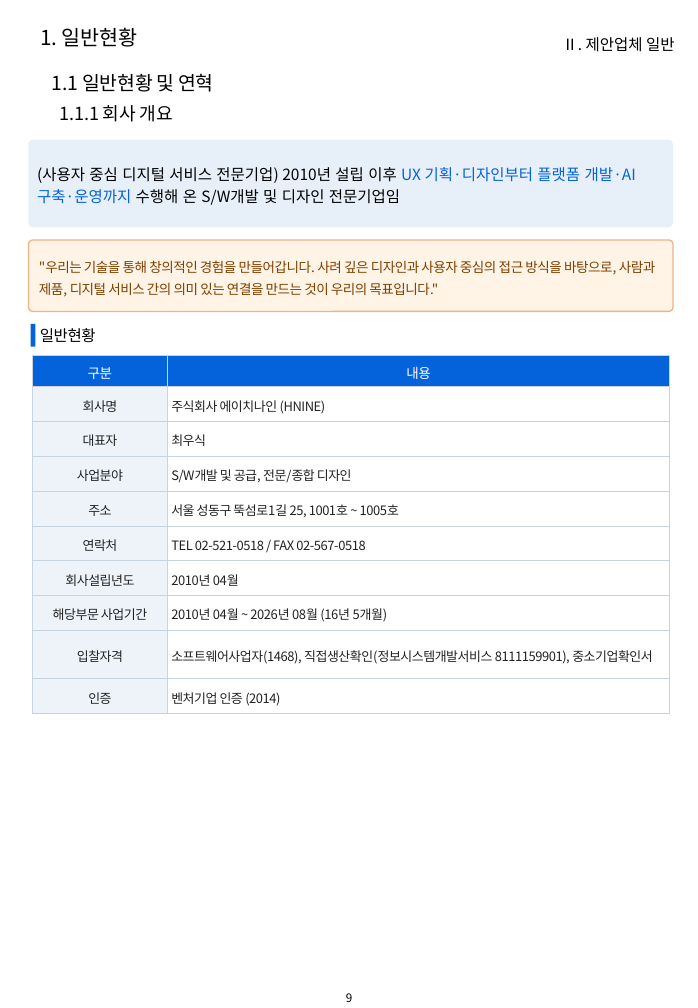
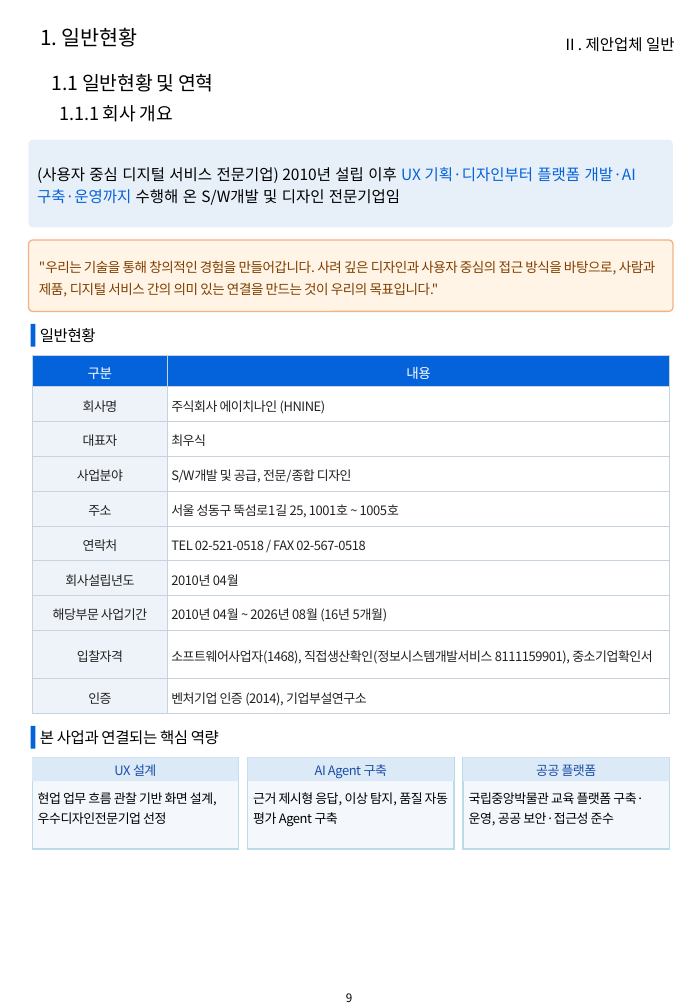
Before and after one commit to hwangsteeve-tech/hbjw, a slide deck: slide 9 of proposals/2026-08_kribb-ai-platform/kribb_proposal.pptx. Drawn at 698x1008 pixels with LibreOffice and Linux fonts; fonts in the diff are those of the drawing; background and template pictures are left out. Boxes give left, top, right and bottom in pixels: in the first picture for what was removed or moved away, otherwise in the second. Text is boxed around its words. In the diff, an @@ line names an element or a change of style, - is before the commit and + after.

```diff
--- a/proposals/2026-08_kribb-ai-platform/kribb_proposal.pptx
+++ b/proposals/2026-08_kribb-ai-platform/kribb_proposal.pptx
@@ table at (x1=33, y1=356, x2=669, y2=714) @@
-row 10, column 2: 벤처기업 인증 (2014)
+row 10, column 2: 벤처기업 인증 (2014), 기업부설연구소
@@ rectangle added at (x1=31, y1=726, x2=35, y2=748), fill #0462DA @@
@@ text added at (x1=40, y1=730, x2=219, y2=745), 12 pt, text #000000 @@
+본 사업과 연결되는 핵심 역량
@@ rectangle added at (x1=33, y1=758, x2=239, y2=849), fill #F4F8FC, outline #BADBE8 1 pt @@
@@ rectangle added at (x1=33, y1=758, x2=239, y2=782), fill #DCE9F7, 10 pt, text #194EA7 @@
+UX 설계
@@ rectangle added at (x1=248, y1=758, x2=454, y2=849), fill #F4F8FC, outline #BADBE8 1 pt @@
@@ rectangle added at (x1=248, y1=758, x2=454, y2=782), fill #DCE9F7, 10 pt, text #194EA7 @@
+AI Agent 구축
@@ rectangle added at (x1=463, y1=758, x2=670, y2=849), fill #F4F8FC, outline #BADBE8 1 pt @@
@@ rectangle added at (x1=463, y1=758, x2=670, y2=782), fill #DCE9F7, 10 pt, text #194EA7 @@
+공공 플랫폼
@@ text added at (x1=38, y1=792, x2=217, y2=824), 10 pt, text #000000 @@
+현업 업무 흐름 관찰 기반 화면 설계, 우수디자인전문기업 선정
@@ text added at (x1=253, y1=792, x2=448, y2=827), 10 pt, text #000000 @@
+근거 제시형 응답, 이상 탐지, 품질 자동 평가 Agent 구축
@@ text added at (x1=469, y1=792, x2=644, y2=825), 10 pt, text #000000 @@
+국립중앙박물관 교육 플랫폼 구축·운영, 공공 보안·접근성 준수
```
Also in this commit, not shown: 33 other slides changed, 5 other files.
